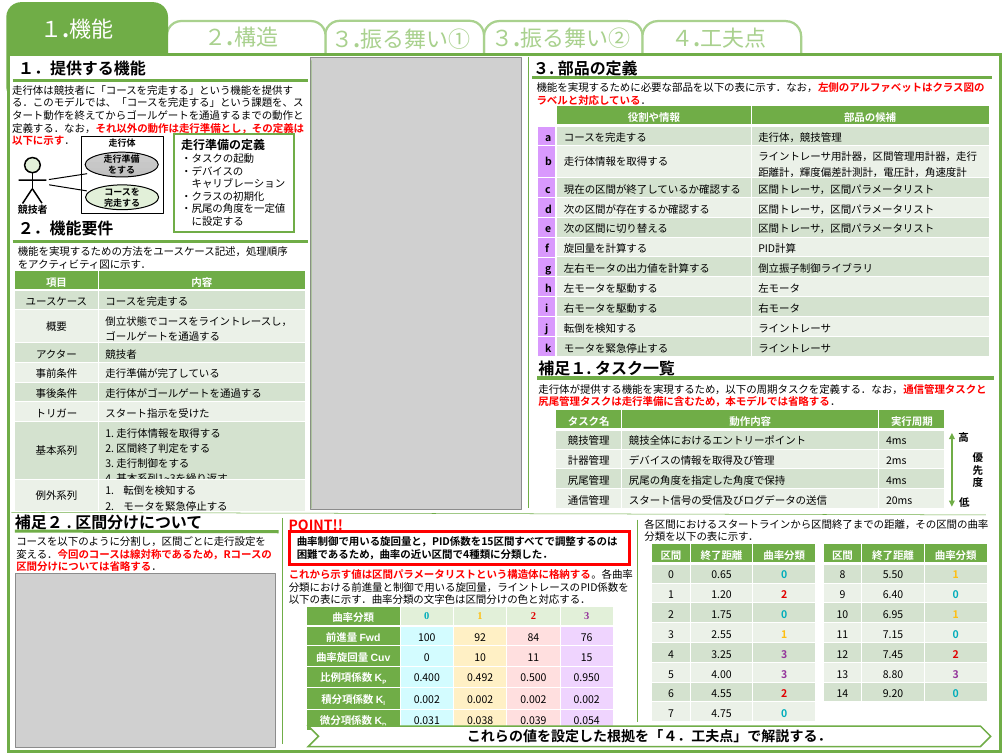
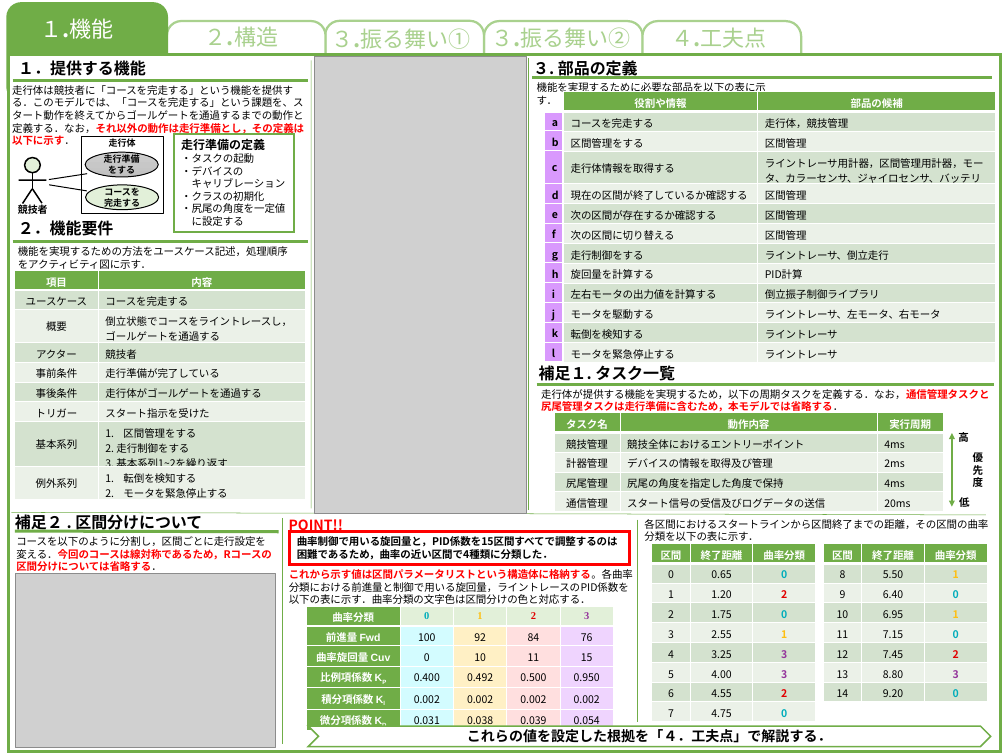
Before and after one commit to akita-lab-2019/model, a slide deck: slide 1 of PowerPoint/機能モデル.pptx. Drawn at 1008x756 pixels with LibreOffice and Linux fonts; fonts in the diff are those of the drawing; grey boxes stand for pictures. Boxes give left, top, right and bottom in pixels: in the first picture for what was removed or moved away, otherwise in the second. Text is boxed around its words. In the diff, an @@ line names an element or a change of style, - is before the commit and + after.

Commit message:
update: 機能モデル修正、提出用ファイル追加

```diff
--- a/PowerPoint/機能モデル.pptx
+++ b/PowerPoint/機能モデル.pptx
@@ picture resized from (x1=310, y1=58, x2=521, y2=509) to (x1=315, y1=56, x2=526, y2=513) @@
@@ text at (x1=537, y1=82, x2=766, y2=105): text changed @@
-機能を実現するために必要な部品を以下の表に示す．なお，左側のアルファベットはクラス図のラベルと対応している．
+機能を実現するために必要な部品を以下の表に示す．
@@ line moved from (536, 126) - (572, 126) to (537, 112) - (572, 112) @@
@@ table at (x1=545, y1=111, x2=562, y2=361) @@
+row 12: l
@@ table resized from (x1=538, y1=125, x2=555, y2=356) to (x1=545, y1=111, x2=562, y2=361) @@
@@ table at (x1=563, y1=92, x2=996, y2=363) @@
-row 3: 走行体情報を取得する | ライントレーサ用計器，区間管理用計器，走行距離計，輝度偏差計測計，電圧計，角速度計
-row 4: 現在の区間が終了しているか確認する | 区間トレーサ，区間パラメータリスト
-row 5: 次の区間が存在するか確認する | 区間トレーサ，区間パラメータリスト
-row 6: 次の区間に切り替える | 区間トレーサ，区間パラメータリスト
+row 3: 区間管理をする | 区間管理
+row 4: 走行体情報を取得する | ライントレーサ用計器，区間管理用計器，モータ、カラーセンサ、ジャイロセンサ、バッテリ
+row 5: 現在の区間が終了しているか確認する | 区間管理
+row 6: 次の区間が存在するか確認する | 区間管理
+row 7: 次の区間に切り替える | 区間管理
+row 8: 走行制御をする | ライントレーサ、倒立走行
-row 9: 左モータを駆動する | 左モータ
-row 10: 右モータを駆動する | 右モータ
+row 11: モータを駆動する | ライントレーサ、左モータ、右モータ
@@ table resized from (x1=557, y1=105, x2=989, y2=357) to (x1=563, y1=92, x2=996, y2=363) @@
@@ table at (x1=14, y1=270, x2=305, y2=502) @@
-row 8, column 2: 1. 走行体情報を取得する / 2. 区間終了判定をする / 3. 走行制御をする / 4. 基本系列1~3を繰り返す
+row 8, column 2: 区間管理をする / 2. 走行制御をする / 3. 基本系列1~2を繰り返す
@@ text "補足１. タスク一覧" moved from (x1=538, y1=360, x2=675, y2=379) to (x1=539, y1=365, x2=675, y2=384) @@
@@ text "走行体が提供する機能を実現するため，以下の周期タスクを定義する．なお，通信管理タスクと尻尾管理タスクは走行準備に含むため ..." moved from (x1=538, y1=384, x2=986, y2=407) to (x1=541, y1=389, x2=989, y2=414) @@
@@ line moved from (537, 378) - (994, 378) to (536, 384) - (994, 384) @@
```
Also in this commit, not shown: 3 other files.
